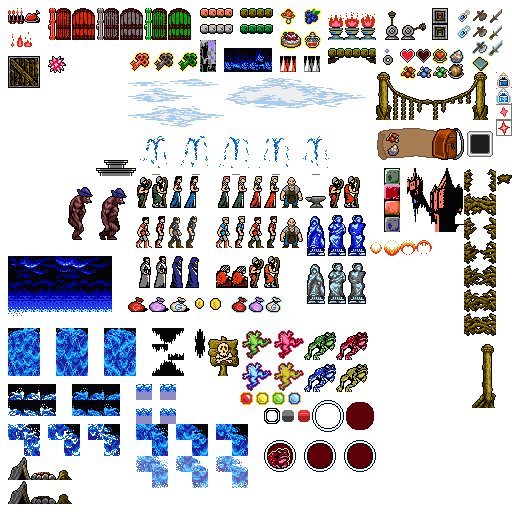
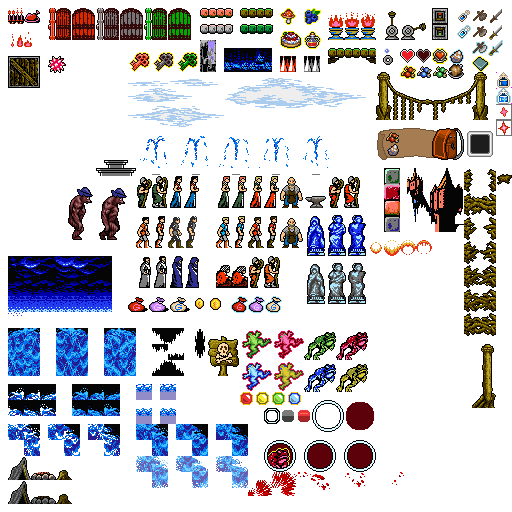
The second w=512, h=512 image is a revision of the first. Changes to its layers:
added layer "Layer 93" above "Main" over <box>248,472,404,496</box>
